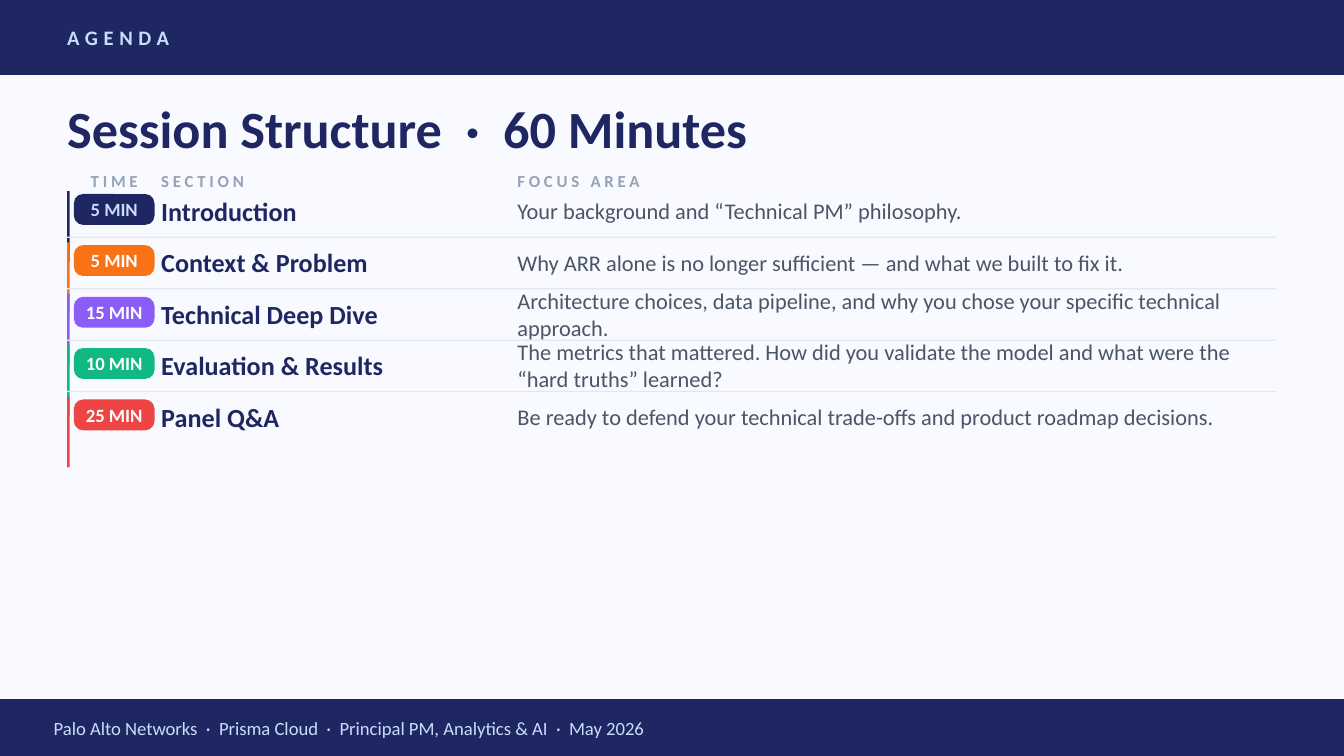
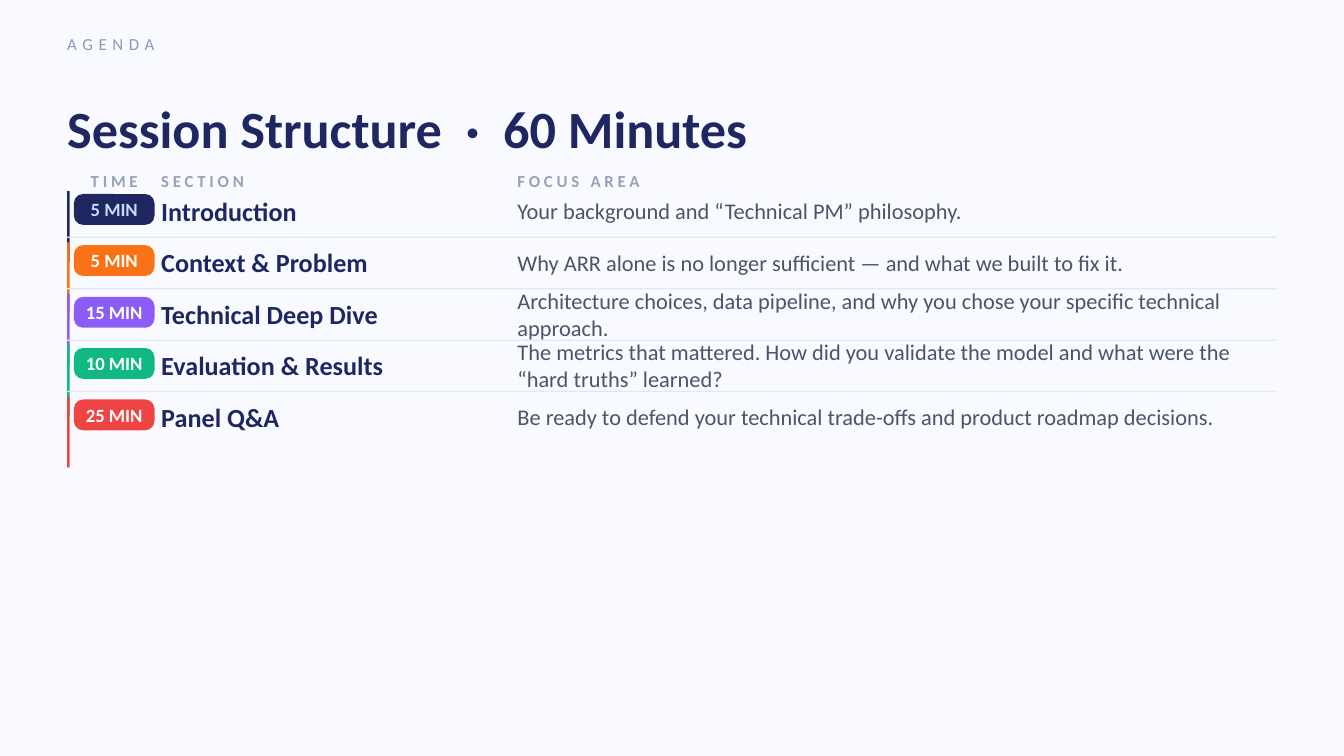
Before and after one commit to jantaisf/gtm, a slide deck: slide 2 of cARR_GTM_Interview_Deck_v2.pptx. Drawn at 1344x756 pixels with LibreOffice and Linux fonts; fonts in the diff are those of the drawing. Boxes give left, top, right and bottom in pixels: in the first picture for what was removed or moved away, otherwise in the second. Text is boxed around its words. In the diff, an @@ line names an element or a change of style, - is before the commit and + after.

Commit message:
Deck: remove header/footer bars — clean background layout

```diff
--- a/cARR_GTM_Interview_Deck_v2.pptx
+++ b/cARR_GTM_Interview_Deck_v2.pptx
@@ rectangle removed at bbox=[0, 0, 1344, 74] @@
@@ text "AGENDA": place and size @@
-text "AGENDA" at bbox=[67, 31, 169, 45]
+text "AGENDA" at bbox=[67, 39, 154, 50]
@@ text "AGENDA" at bbox=[67, 39, 154, 50]: size 11 to 9 pt, text colour #CADCFC to #8A9ABB, bold off @@
@@ rectangle removed at bbox=[0, 699, 1344, 755] @@
@@ text removed at bbox=[54, 722, 644, 738] @@
-Palo Alto Networks · Prisma Cloud · Principal PM, Analytics & AI · May 2026
```
Also in this commit, not shown: 10 other slides changed.
